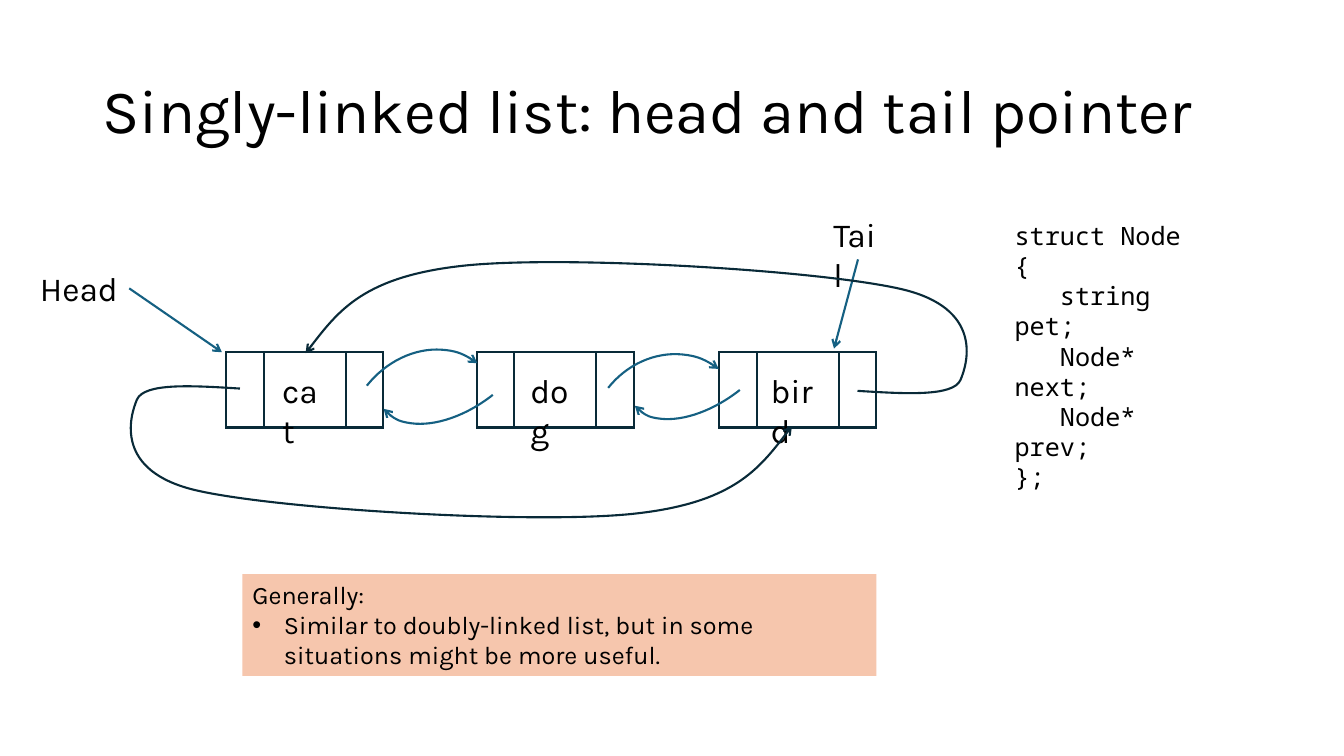
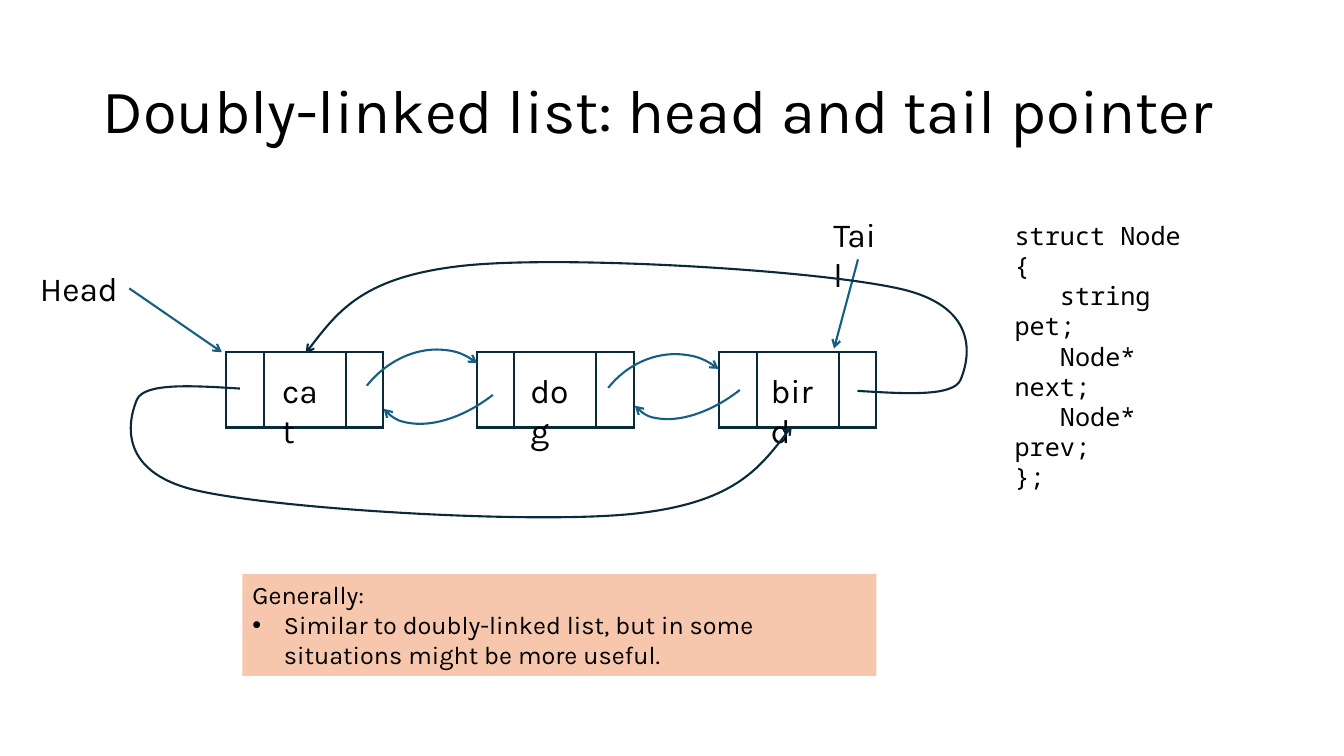
Before and after one commit to vsaias/cmpt225Summer2026, a slide deck: slide 6 of lectures/lecture5_6/lecture6.pptx. Drawn at 1344x756 pixels with LibreOffice and Linux fonts; fonts in the diff are those of the drawing. Boxes give left, top, right and bottom in pixels: in the first picture for what was removed or moved away, otherwise in the second. Text is boxed around its words. In the diff, an @@ line names an element or a change of style, - is before the commit and + after.

```diff
--- a/lectures/lecture5_6/lecture6.pptx
+++ b/lectures/lecture5_6/lecture6.pptx
@@ title at bbox=[102, 90, 1213, 148]: text changed @@
-Singly-linked list: head and tail pointer
+Doubly-linked list: head and tail pointer
```
Also in this commit, not shown: 1 other slide changed, 26 other files.
